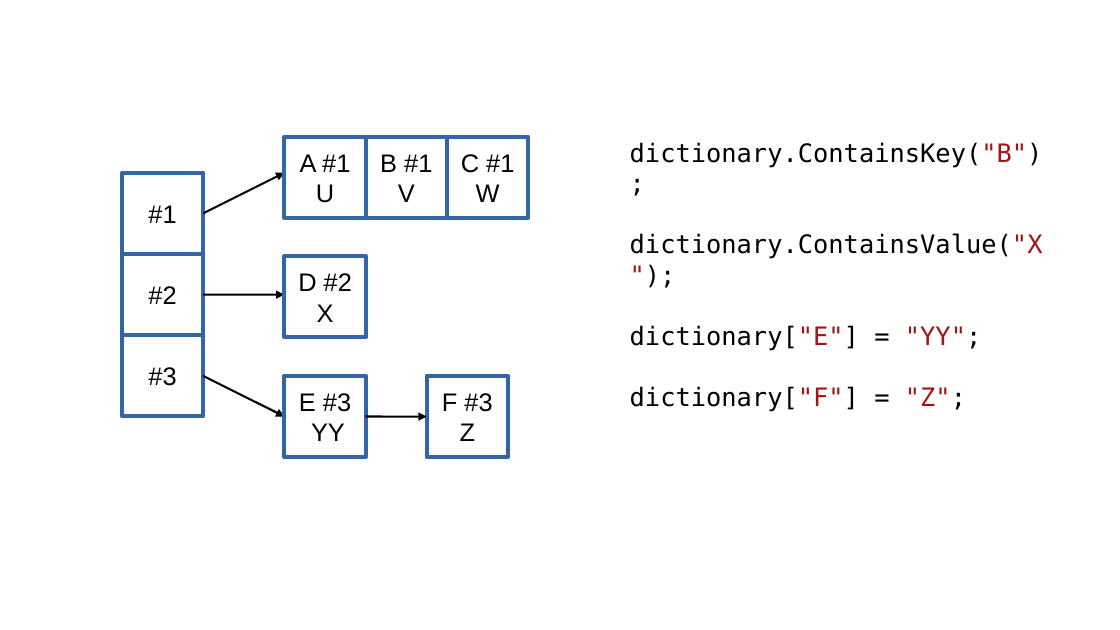
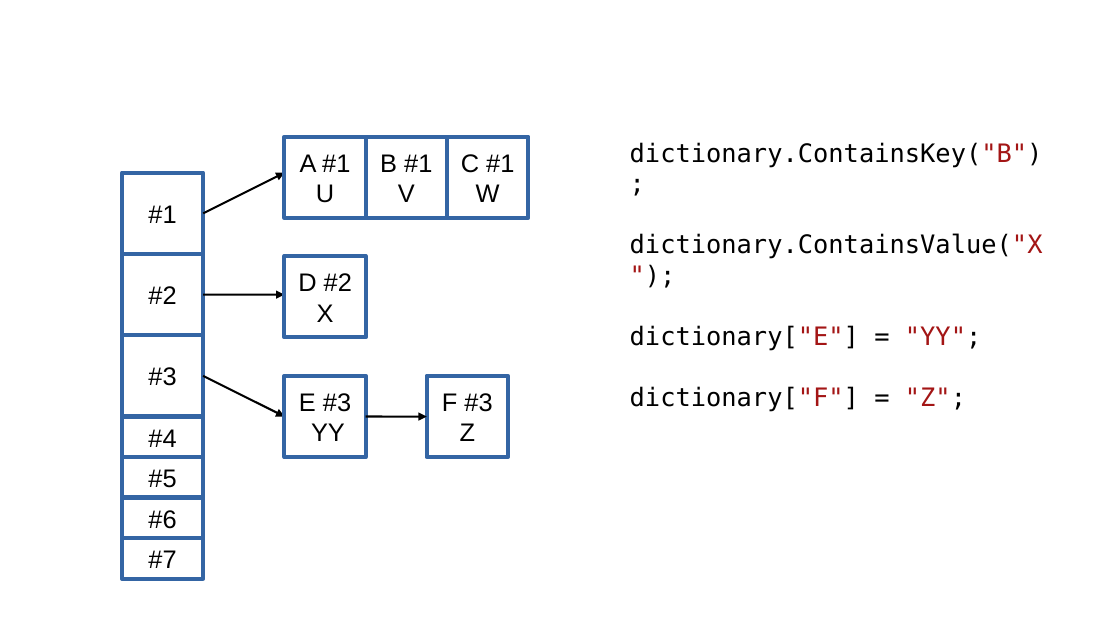
Before and after one commit to okulovsky/BasicProgramming, a slide deck: slide 1 of CS/Lecture15/S09 - Dictionary.odp. Drawn at 1120x630 pixels with LibreOffice and Linux fonts; fonts in the diff are those of the drawing. Boxes give left, top, right and bottom in pixels: in the first picture for what was removed or moved away, otherwise in the second. Text is boxed around its words. In the diff, an @@ line names an element or a change of style, - is before the commit and + after.

```diff
--- a/CS/Lecture15/S09 - Dictionary.odp
+++ b/CS/Lecture15/S09 - Dictionary.odp
@@ rectangle added at (x1=122, y1=417, x2=203, y2=457), outline #3465A4 2.89 pt, 18 pt, text #000000 @@
+#4
@@ rectangle added at (x1=122, y1=457, x2=203, y2=498), outline #3465A4 2.89 pt, 18 pt, text #000000 @@
+#5
@@ rectangle added at (x1=122, y1=498, x2=203, y2=539), outline #3465A4 2.89 pt, 18 pt, text #000000 @@
+#6
@@ rectangle added at (x1=122, y1=539, x2=203, y2=579), outline #3465A4 2.89 pt, 18 pt, text #000000 @@
+#7
```
Also in this commit, not shown: 4 other files.
